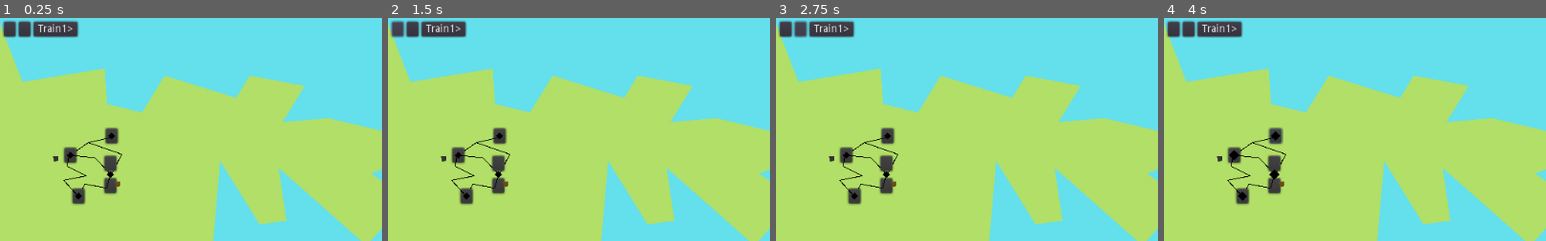
Above: before the commit, frames 1-4 (left to right).
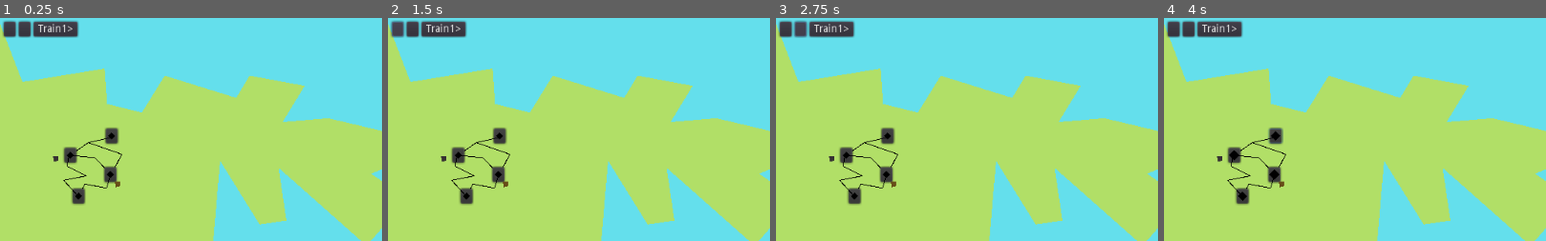
Above: after the commit, the same moments.

Repository: LeBoku/supply-chained
Game: Godot game, scene res://Game.tscn
Two runs of this game, one before a commit and one after it. Both use one fixed random seed, a clock stepped at 60 frames per second and the inputs below.
Inputs (mouse positions are % of the whole screen's width and height, from its top left):
- Up to frame 1 (0.25 s): no input
- Up to frame 2 (1.5 s): click (15, 26) at 0.52 s; click (1, 2) at 1.27 s
- Up to frame 3 (2.75 s): click (3, 2) at 2.02 s
- Up to frame 4 (4 s): click "Train1>" at 2.75 s; click (15, 26) at 3.52 s
The pictures show only the part of the screen within x 0-50%, y 0-50%; the shares and areas given below are measured in that part.

The runs differ from the first frame. In frame 1, 0.5% of the frame differs, in the area x 27-31%, y 61-80%; in frame 2, 0.5%; in frame 3, 0.5%; in frame 4, 0.5%.

Commit message:
fixed connection helper

Diff:
--- a/supply-chained/Game.tscn
+++ b/supply-chained/Game.tscn
@@ -85,7 +85,7 @@
 
 [node name="Town" parent="Map" instance=ExtResource( 2 )]
 position = Vector2( 148, 210.667 )
-pickup_contents = [ null, null ]
+pickup_contents = [ null ]
 
 [node name="Housing" type="Polygon2D" parent="Map"]
 position = Vector2( 155.232, 221.925 )
--- a/supply-chained/connection/ConnectionHelper.gd
+++ b/supply-chained/connection/ConnectionHelper.gd
@@ -7,16 +7,17 @@
 	var curve = Curve2D.new()
 	var curve_reversed = Curve2D.new()
 
-	for point in self.points:
+	for point in points:
 		curve.add_point(point)
 		curve_reversed.add_point(point,Vector2(), Vector2(),0)
 
 	statA.out_connections.append({"curve":curve,"station": statB})
 	statB.out_connections.append({"curve":curve_reversed,"station": statA})
 
-func get_station_at_point(point: Vector2, buffer:int = 10):
+func get_station_at_point(point: Vector2, buffer:int = 5):
 	var stations = get_tree().get_nodes_in_group('Station')
 	for s in stations:
 		var station := s as Station
-		if point.distance_to(station.position) < buffer:
+		print(point.distance_to(station.position))
+		if point.distance_to(station.position) <= buffer:
 			return station
